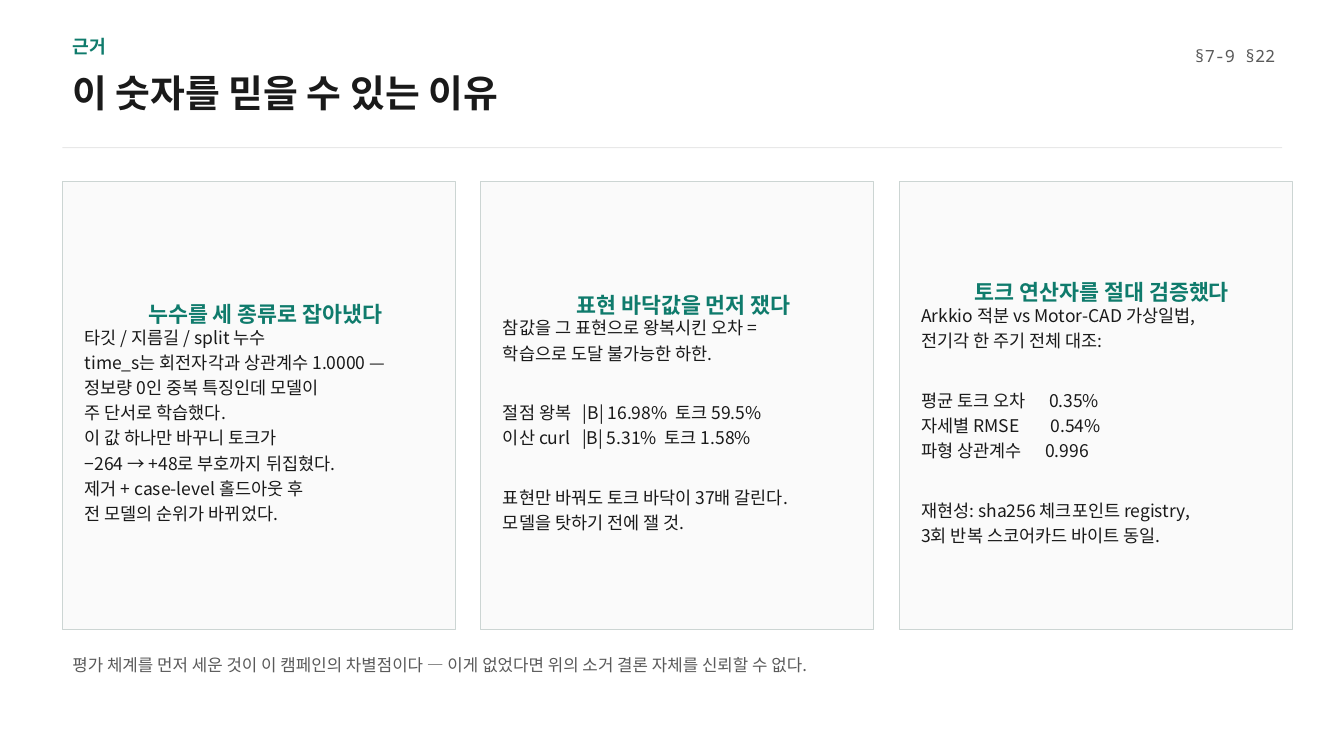
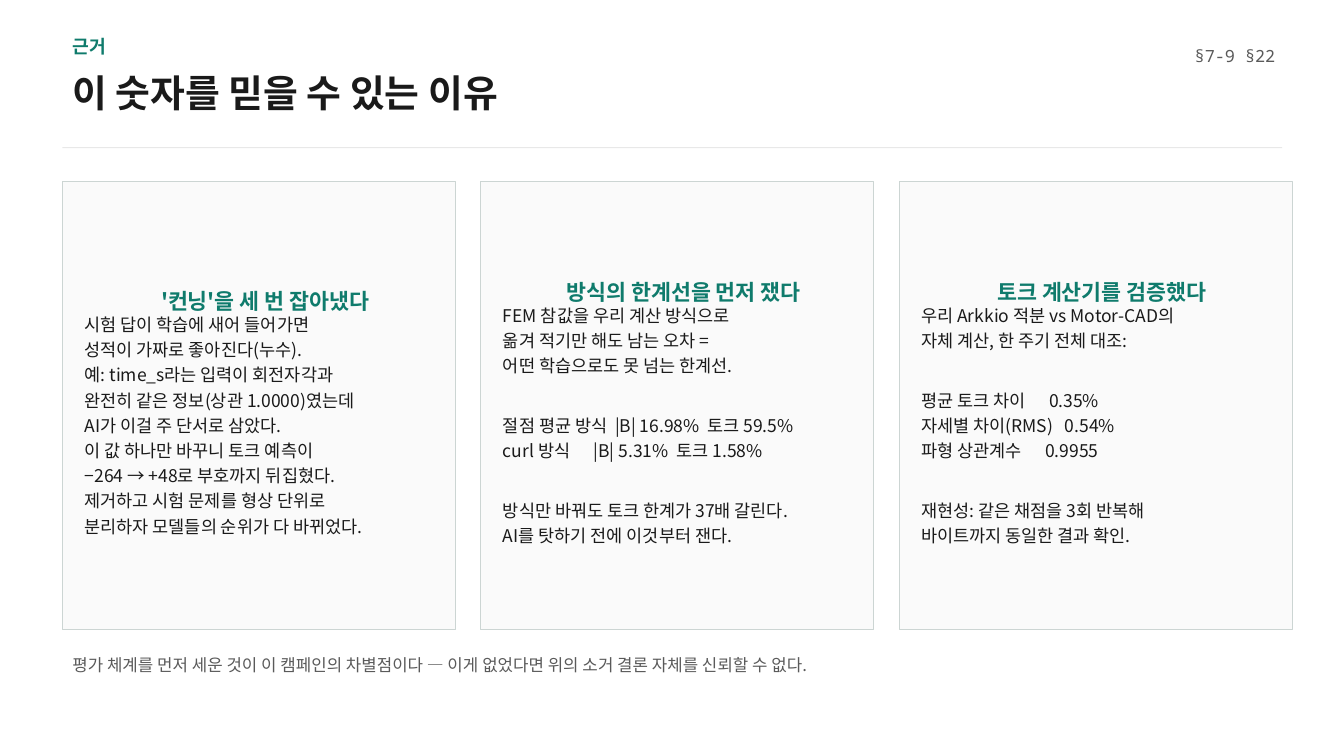
Before and after one commit to enjoyneer87/EveryMotor, a slide deck: slide 10 of results/viz/motorai_seminar_20260807.pptx (slide 9 before the commit). Drawn at 1344x756 pixels with LibreOffice and Linux fonts; fonts in the diff are those of the drawing. Boxes give left, top, right and bottom in pixels: in the first picture for what was removed or moved away, otherwise in the second. Text is boxed around its words. In the diff, an @@ line names an element or a change of style, - is before the commit and + after.

```diff
--- a/results/viz/motorai_seminar_20260807.pptx
+++ b/results/viz/motorai_seminar_20260807.pptx
@@ text in rectangle at bbox=[85, 290, 370, 459]: text changed @@
-누수를 세 종류로 잡아냈다
-타깃 / 지름길 / split 누수
-time_s는 회전자각과 상관계수 1.0000 —
-정보량 0인 중복 특징인데 모델이
-주 단서로 학습했다.
-이 값 하나만 바꾸니 토크가
+'컨닝'을 세 번 잡아냈다
+시험 답이 학습에 새어 들어가면
+성적이 가짜로 좋아진다(누수).
+예: time_s라는 입력이 회전자각과
+완전히 같은 정보(상관 1.0000)였는데
+AI가 이걸 주 단서로 삼았다.
+이 값 하나만 바꾸니 토크 예측이
@@ text in rectangle at bbox=[503, 281, 801, 544]: text changed @@
-표현 바닥값을 먼저 쟀다
-참값을 그 표현으로 왕복시킨 오차 =
-학습으로 도달 불가능한 하한.
-절점 왕복 |B| 16.98% 토크 59.5%
-이산 curl |B| 5.31% 토크 1.58%
-표현만 바꿔도 토크 바닥이 37배 갈린다.
-모델을 탓하기 전에 잴 것.
+방식의 한계선을 먼저 쟀다
+FEM 참값을 우리 계산 방식으로
+옮겨 적기만 해도 남는 오차 =
+어떤 학습으로도 못 넘는 한계선.
+절점 평균 방식 |B| 16.98% 토크 59.5%
+curl 방식 |B| 5.31% 토크 1.58%
+방식만 바꿔도 토크 한계가 37배 갈린다.
+AI를 탓하기 전에 이것부터 잰다.
@@ text in rectangle at bbox=[921, 281, 1207, 544]: text changed @@
-토크 연산자를 절대 검증했다
-Arkkio 적분 vs Motor-CAD 가상일법,
-전기각 한 주기 전체 대조:
-평균 토크 오차 0.35%
-자세별 RMSE 0.54%
-파형 상관계수 0.996
-재현성: sha256 체크포인트 registry,
-3회 반복 스코어카드 바이트 동일.
+토크 계산기를 검증했다
+우리 Arkkio 적분 vs Motor-CAD의
+자체 계산, 한 주기 전체 대조:
+평균 토크 차이 0.35%
+자세별 차이(RMS) 0.54%
+파형 상관계수 0.9955
+재현성: 같은 채점을 3회 반복해
+바이트까지 동일한 결과 확인.
@@ text in rectangle at bbox=[85, 492, 362, 535]: text changed @@
-제거 + case-level 홀드아웃 후
-전 모델의 순위가 바뀌었다.
+제거하고 시험 문제를 형상 단위로
+분리하자 모델들의 순위가 다 바뀌었다.
```
Also in this commit, not shown: 13 other slides changed, 3 slides added, 4 other files.
